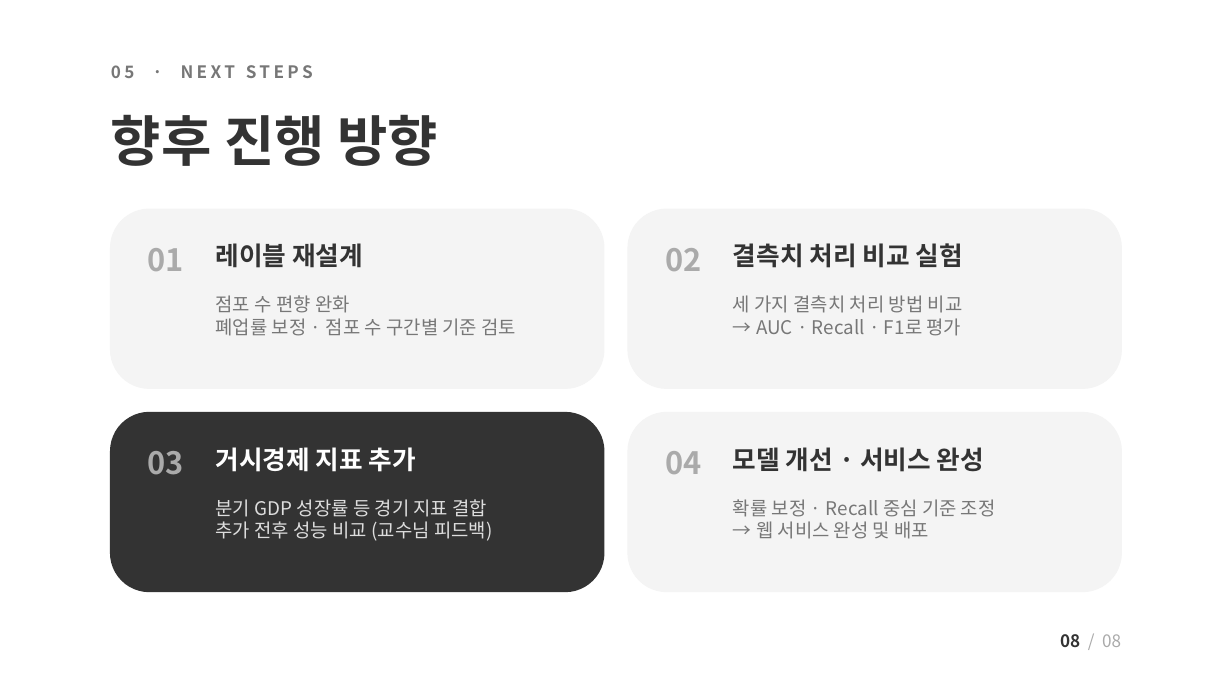
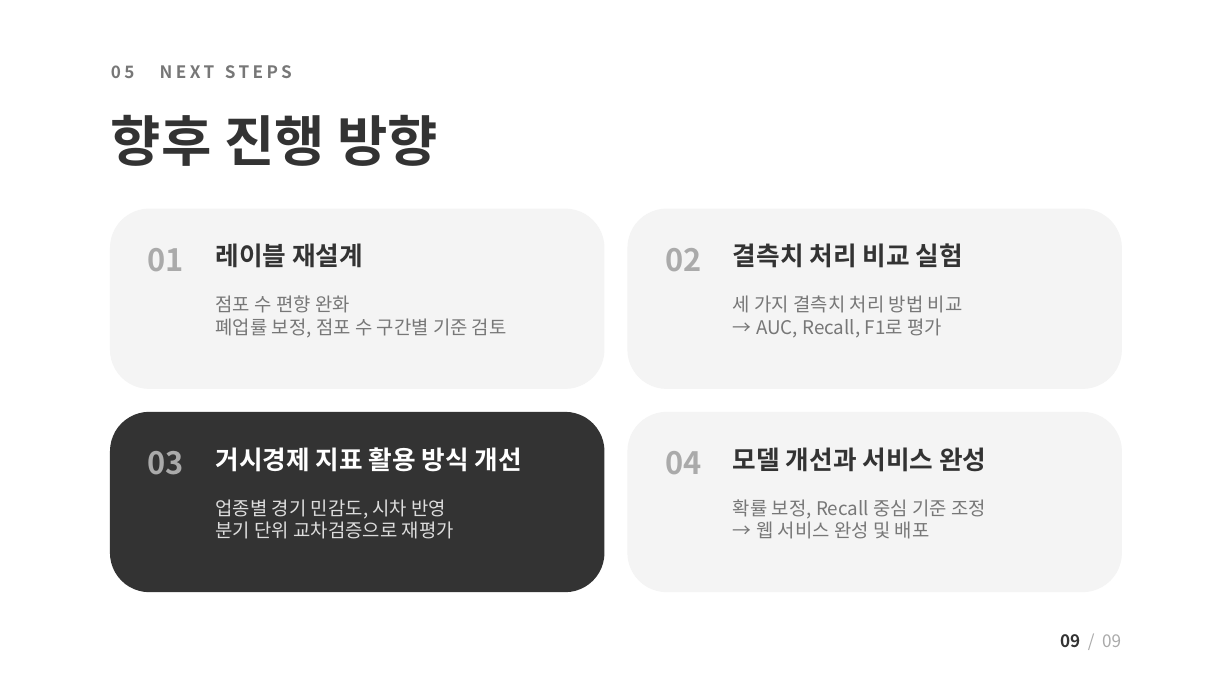
Before and after one commit to JungUihyun/biz-risk-predictor, a slide deck: slide 9 of docs/presentation/biz-risk-predictor_mid2_public.pptx (slide 8 before the commit). Drawn at 1232x693 pixels with LibreOffice and Linux fonts; fonts in the diff are those of the drawing. Boxes give left, top, right and bottom in pixels: in the first picture for what was removed or moved away, otherwise in the second. Text is boxed around its words. In the diff, an @@ line names an element or a change of style, - is before the commit and + after.

```diff
--- a/docs/presentation/biz-risk-predictor_mid2_public.pptx
+++ b/docs/presentation/biz-risk-predictor_mid2_public.pptx
@@ text at [111,65,292,78]: text changed @@
-05 · NEXT STEPS
+05 NEXT STEPS
@@ text at [216,318,507,337]: text changed @@
-폐업률 보정 · 점포 수 구간별 기준 검토
+폐업률 보정, 점포 수 구간별 기준 검토
@@ text at [756,318,942,337]: text changed @@
-→ AUC · Recall · F1로 평가
+→ AUC, Recall, F1로 평가
@@ text at [216,447,522,472]: text changed @@
-거시경제 지표 추가
+거시경제 지표 활용 방식 개선
@@ text at [733,447,986,472]: text changed @@
-모델 개선 · 서비스 완성
+모델 개선과 서비스 완성
@@ text at [216,499,454,539]: text changed @@
-분기 GDP 성장률 등 경기 지표 결합
-추가 전후 성능 비교 (교수님 피드백)
+업종별 경기 민감도, 시차 반영
+분기 단위 교차검증으로 재평가
@@ text at [733,499,986,518]: text changed @@
-확률 보정 · Recall 중심 기준 조정
+확률 보정, Recall 중심 기준 조정
@@ text at [1060,634,1121,647]: text changed @@
-08 / 08
+09 / 09
```
Also in this commit, not shown: 7 other slides changed, 1 slide added, 15 other files.
